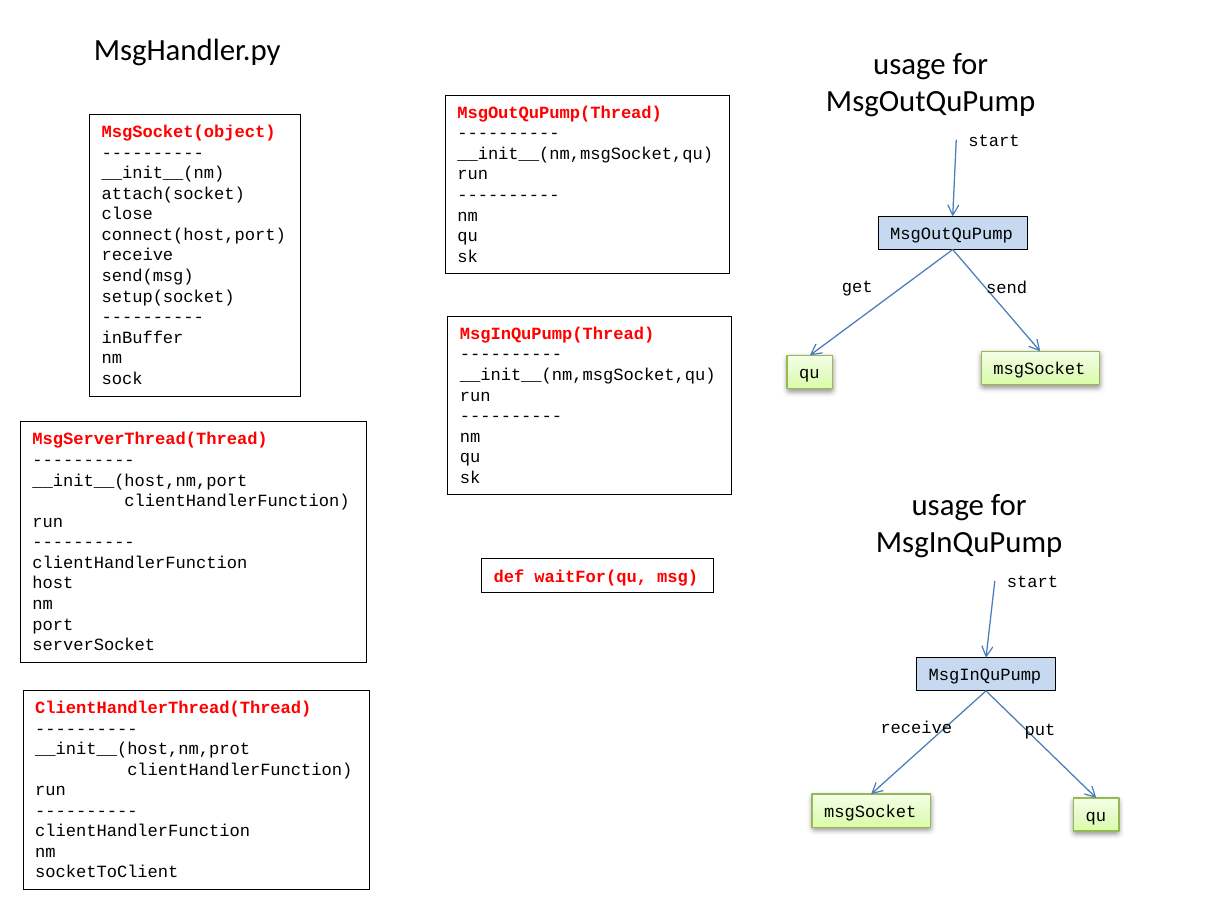
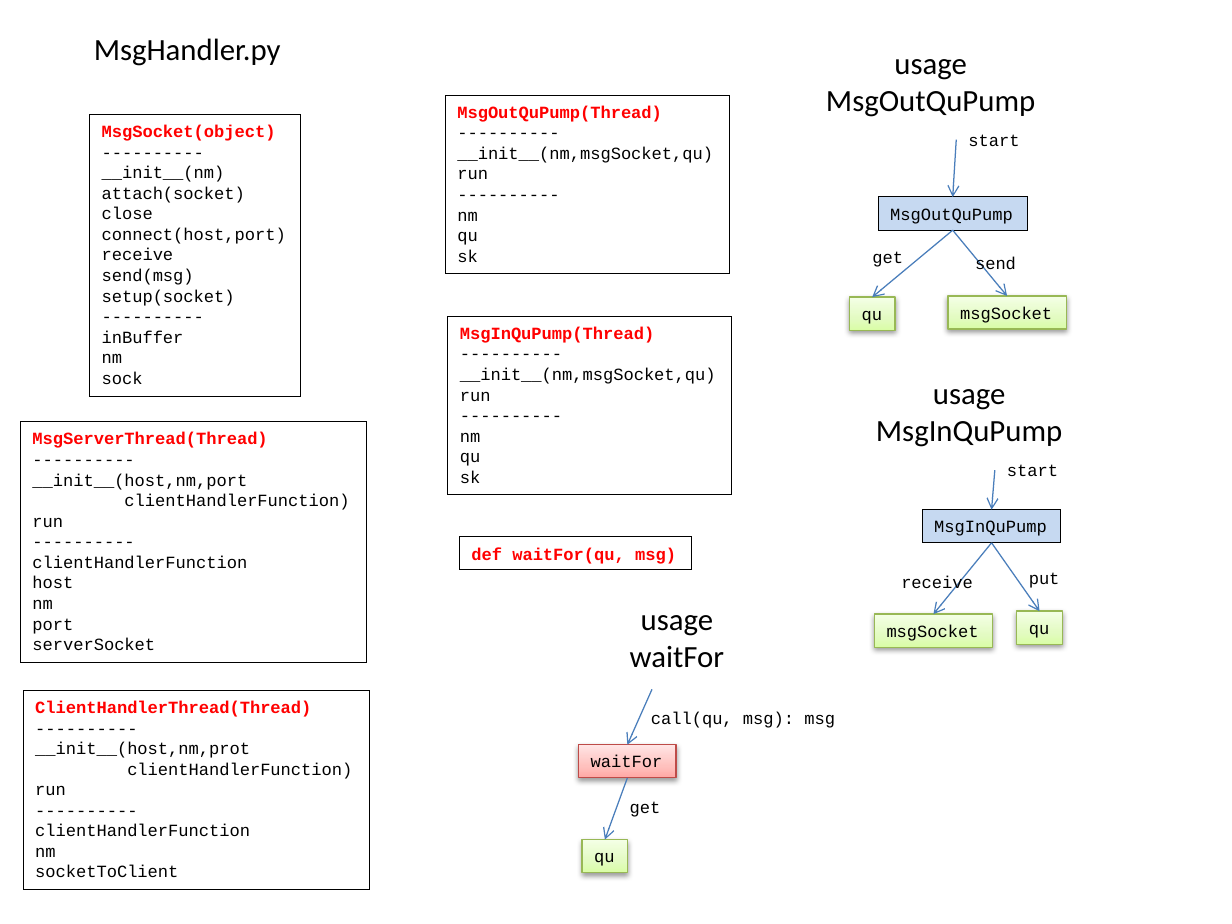
Before and after one commit to mlozborne/motin, a slide deck: slide 4 of Scripting/ScriptingDocumenation/DesignDiagrams.pptx. Drawn at 1232x924 pixels with LibreOffice and Linux fonts; fonts in the diff are those of the drawing. Boxes give left, top, right and bottom in pixels: in the first picture for what was removed or moved away, otherwise in the second. Text is boxed around its words. In the diff, an @@ line names an element or a change of style, - is before the commit and + after.

```diff
--- a/Scripting/ScriptingDocumenation/DesignDiagrams.pptx
+++ b/Scripting/ScriptingDocumenation/DesignDiagrams.pptx
@@ text at (894,59,966,80): text changed @@
-usage for
+usage
@@ arrow moved from (956, 139) - (952, 217) to (956, 139) - (952, 197) @@
@@ rectangle "MsgOutQuPump": place and size @@
-rectangle "MsgOutQuPump" at (878,217,1027,250)
+rectangle "MsgOutQuPump" at (878,197,1027,230)
@@ arrow moved from (952, 250) - (809, 355) to (952, 230) - (872, 297) @@
@@ arrow moved from (952, 250) - (1040, 351) to (952, 230) - (1007, 296) @@
@@ text "get": place and size @@
-text "get" at (842,280,873,296)
+text "get" at (872,251,903,267)
@@ text "send": place and size @@
-text "send" at (986,281,1027,299)
+text "send" at (975,256,1016,274)
@@ rectangle "qu": place and size @@
-rectangle "qu" at (787,355,833,388)
+rectangle "qu" at (850,297,896,330)
@@ rectangle "msgSocket": place and size @@
-rectangle "msgSocket" at (981,351,1099,384)
+rectangle "msgSocket" at (947,296,1066,329)
@@ text "usage": place and size @@
-text "usage" at (876,494,1062,558)
+text "usage" at (876,389,1062,447)
@@ text at (933,389,1005,410): text changed @@
-usage for
+usage
@@ arrow moved from (994, 582) - (986, 658) to (994, 471) - (992, 510) @@
@@ text "start": place and size @@
-text "start" at (1007,575,1058,587)
+text "start" at (1007,464,1058,476)
@@ rectangle "def waitFor(qu, msg)": place and size @@
-rectangle "def waitFor(qu, msg)" at (482,559,713,593)
+rectangle "def waitFor(qu, msg)" at (460,537,691,570)
@@ rectangle "MsgInQuPump": place and size @@
-rectangle "MsgInQuPump" at (917,658,1056,691)
+rectangle "MsgInQuPump" at (923,510,1062,543)
@@ text "receive": place and size @@
-text "receive" at (881,720,953,738)
+text "receive" at (901,575,973,593)
@@ arrow moved from (986, 691) - (871, 795) to (992, 543) - (934, 615) @@
@@ arrow moved from (986, 691) - (1096, 798) to (992, 543) - (1040, 611) @@
@@ text "put": place and size @@
-text "put" at (1025,723,1056,740)
+text "put" at (1029,572,1060,588)
@@ text added at (630,615,724,668), 18 pt, text #000000 @@
+usage
+waitFor
@@ rectangle "msgSocket": place and size @@
-rectangle "msgSocket" at (812,795,930,828)
+rectangle "msgSocket" at (875,615,993,648)
@@ rectangle "qu": place and size @@
-rectangle "qu" at (1073,798,1119,832)
+rectangle "qu" at (1016,611,1062,644)
@@ arrow added from (652, 690) to (627, 744), #4B7EBC 0.75 pt @@
@@ text added at (651,711,835,728), 10 pt, text #000000 @@
+call(qu, msg): msg
@@ rectangle added at (579,744,676,777), fill gradient #FFA6A5 to #FFC0BF to #FFE7E7, outline #BF4C48 0.75 pt, 10 pt, text #000000 @@
+waitFor
@@ arrow added from (627, 777) to (605, 839), #4B7EBC 0.75 pt @@
@@ text added at (630,801,661,817), 10 pt, text #000000 @@
+get
@@ rectangle added at (582,839,627,872), fill gradient #DAFDA7 to #E4FCC2 to #F5FFE7, outline #98B955 0.75 pt, 10 pt, text #000000 @@
+qu
```
Also in this commit, not shown: 3 other slides changed.
